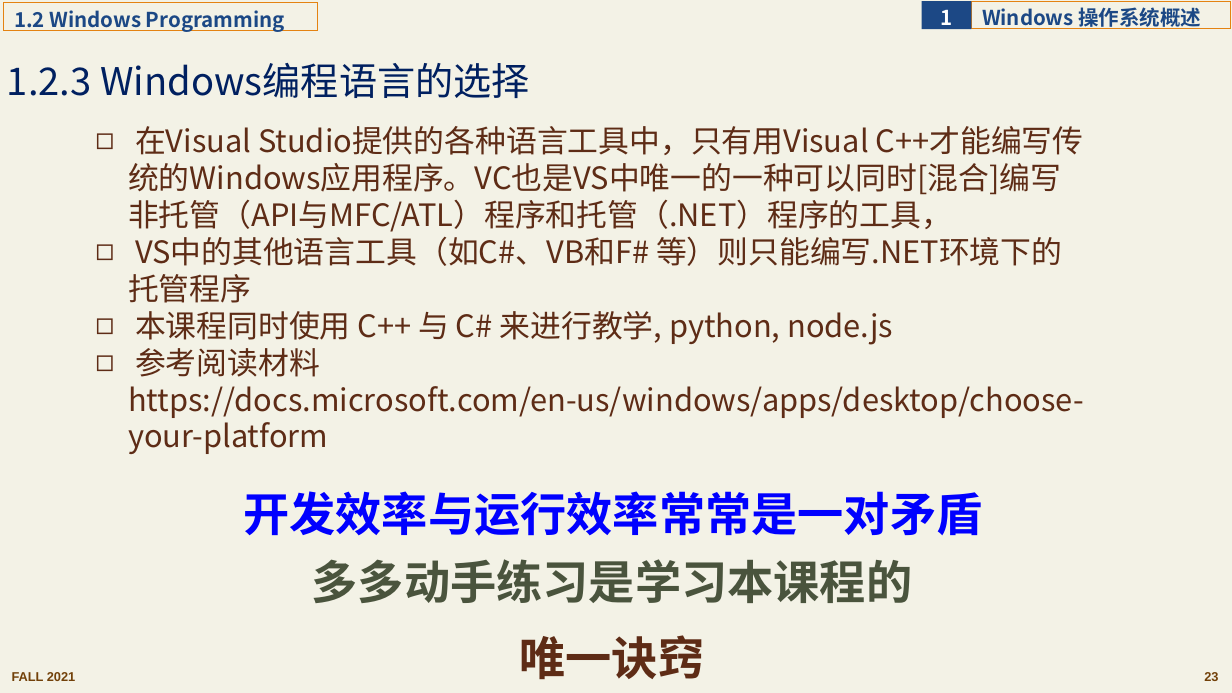
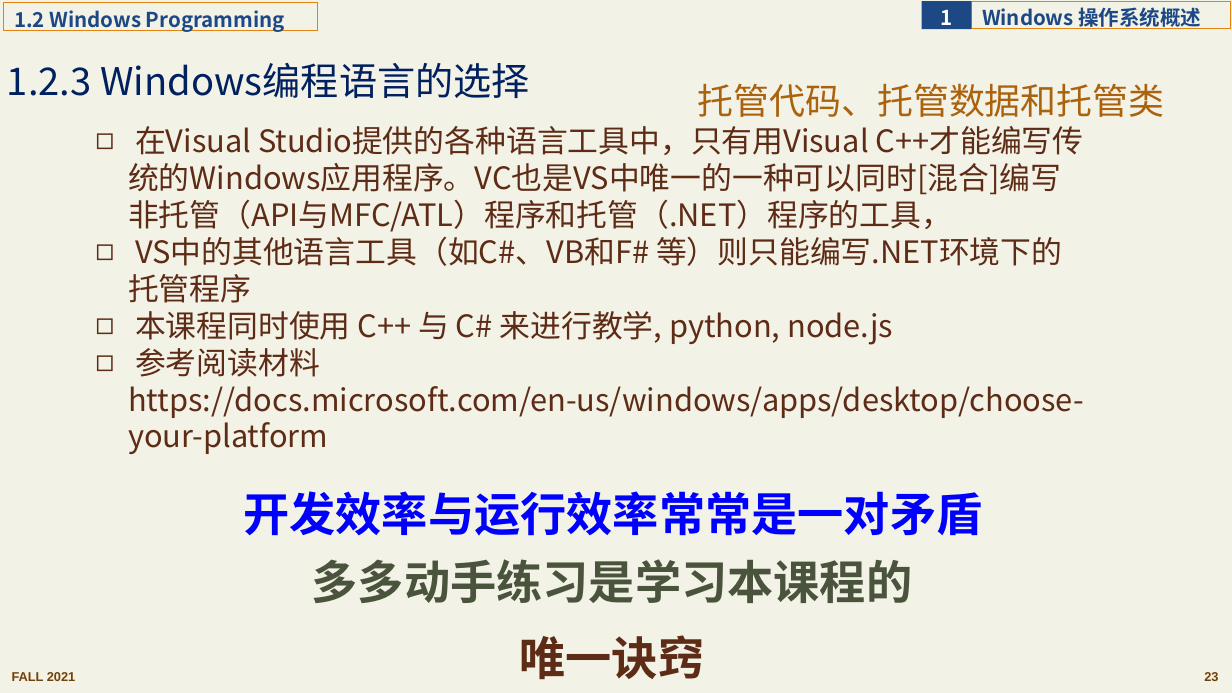
Before and after one commit to principleWindows/win-principle-2021, a slide deck: slide 23 of slides/instruction/principleWindows_1.pptx. Drawn at 1232x693 pixels with LibreOffice and Linux fonts; fonts in the diff are those of the drawing. Boxes give left, top, right and bottom in pixels: in the first picture for what was removed or moved away, otherwise in the second. Text is boxed around its words. In the diff, an @@ line names an element or a change of style, - is before the commit and + after.

```diff
--- a/slides/instruction/principleWindows_1.pptx
+++ b/slides/instruction/principleWindows_1.pptx
@@ text added at <box>698,83,1165,117</box>, 28 pt, text #AB620D @@
+托管代码、托管数据和托管类
```
Also in this commit, not shown: 3 other files.
